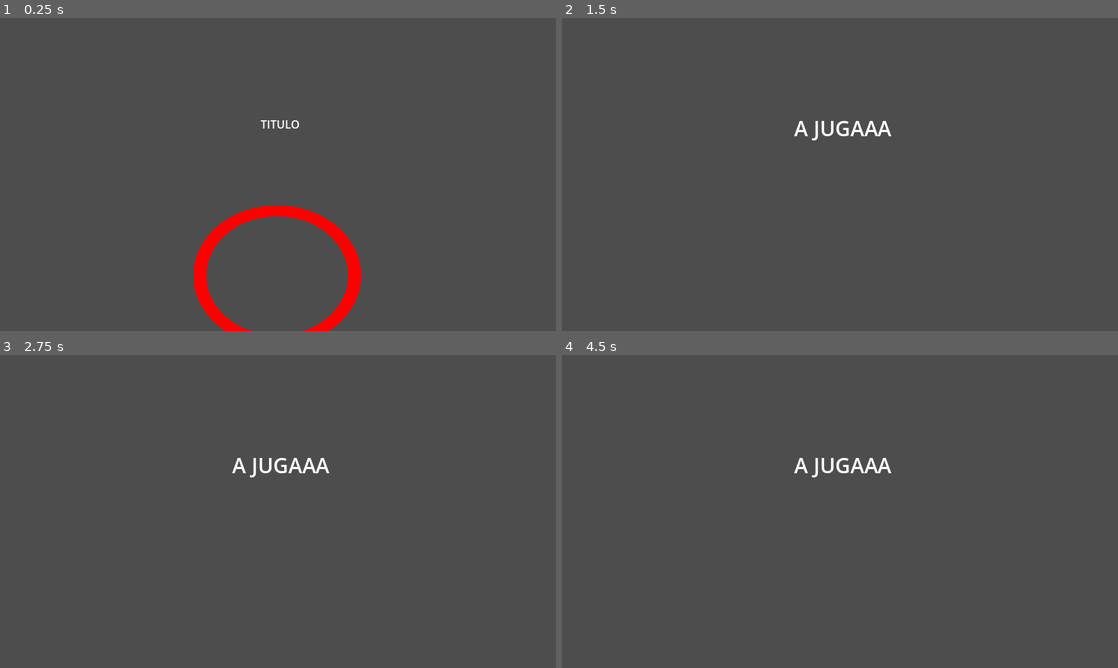
Above: before the commit, frames 1-4 (two rows, left to right).
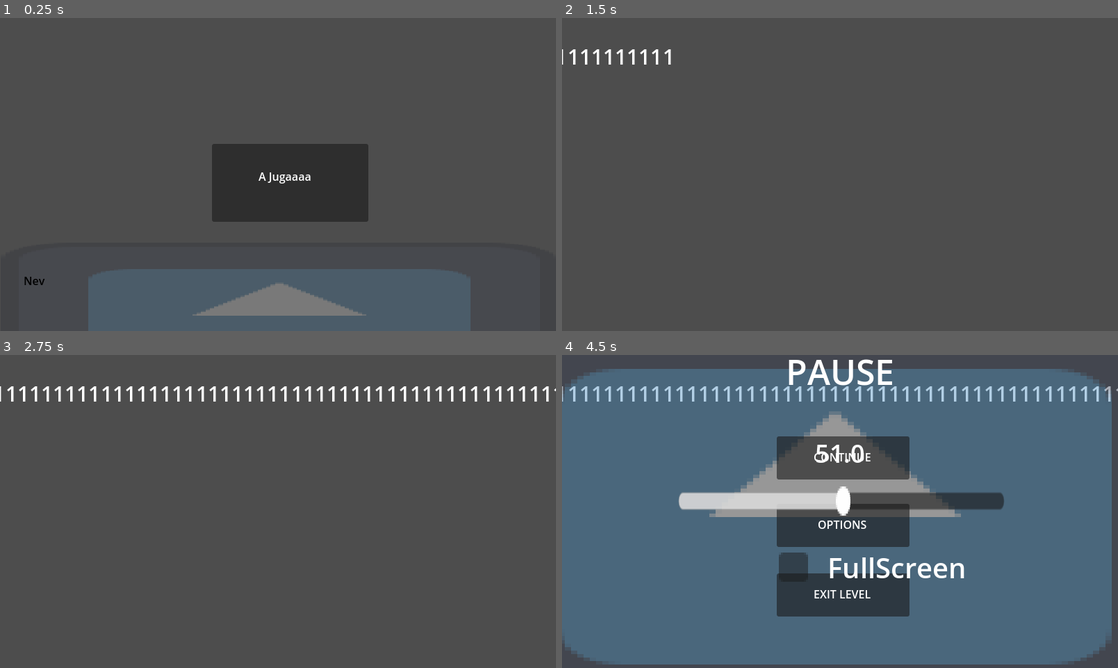
Above: after the commit, the same moments.

Repository: Migram05/ConJamOn25
Game: Godot game, scene res://Scenes/Levels/RiegaLaNotaOAplastaLaBichota.tscn
Two runs of this game, one before a commit and one after it. Both use one fixed random seed, a clock stepped at 60 frames per second and the inputs below. Before the commit the project starts from res://Scenes/Levels/Game.tscn. The engine's default icon, where the game draws it, is replaced by a stand-in: a white triangle on a blue panel in a dark square.
Inputs (mouse positions are in pixels of both pictures, inside the frame that each line leads up to):
- Up to frame 1 (0.25 s): no input
- Up to frame 2 (1.5 s): click (840, 274) at 0.52 s; click (884, 187) at 1.25 s, where only the run before the commit has a clickable "MEGALOVANIA"
- Up to frame 3 (2.75 s): tap Enter at 2 s; move the mouse to (400, 495) at 2.02 s; tap Left (note_button_first) at 2.1 s; click (400, 495) at 2.17 s
- Up to frame 4 (4.5 s): tap Space (pause, bound only after the commit) at 2.75 s; drag from (728, 527) to (812, 574) at 2.77 s; click (845, 524) at 3.5 s, where only the run after the commit has a clickable "OPTIONS"; click (845, 458) at 4.25 s, where only the run after the commit has a clickable "CONTINUE"

The runs differ from the first frame. In frame 1, 21% of the frame differs, in the area x 4-85%, y 32-100%; in frame 2, 0.7%; in frame 3, 1.8%; in frame 4, 89%, in the area x 0-100%, y 1-99%.
Error after the commit: Parse Error: Class "LevelPlant" hides a global script class. (res://Scripts/lab_plant.gd:1)

Commit message:
pause

Diff:
--- a/Scenes/Levels/GameLevel.tscn
+++ b/Scenes/Levels/GameLevel.tscn
@@ -8,10 +8,10 @@
 [node name="Camera2D" type="Camera2D" parent="."]
 
 [node name="Label" type="Label" parent="."]
-offset_left = -87.0
-offset_top = -117.0
-offset_right = 95.0
-offset_bottom = -16.0
+offset_left = -567.0
+offset_top = -220.0
+offset_right = -385.0
+offset_bottom = -119.0
 theme_override_font_sizes/font_size = 30
 text = "A JUGAAA"
 horizontal_alignment = 1
--- /dev/null
+++ b/Scenes/Levels/RiegaLaNotaOAplastaLaBichota.tscn
@@ -0,0 +1,3 @@
+[gd_scene load_steps=0 format=3 uid="uid://bntwu0c6dm6hs"]
+
+[node name="RiegaLaNotaOAplastaLaBichota" type="Node"]
--- a/Scenes/Menus/Options.tscn
+++ b/Scenes/Menus/Options.tscn
@@ -60,6 +60,6 @@
 offset_bottom = 67.0
 scale = Vector2(3, 3)
 
-[connection signal="button_up" from="Button" to="." method="GoBackToMenu"]
+[connection signal="button_up" from="Button" to="." method="GoBack"]
 [connection signal="value_changed" from="Volume/VolumeSlider" to="." method="ChangeVolume"]
 [connection signal="button_up" from="FullScreen/CheckBox" to="." method="FullScreen"]
--- /dev/null
+++ b/Scenes/Menus/Pause.tscn
@@ -0,0 +1,86 @@
+[gd_scene load_steps=3 format=3 uid="uid://2mp3b1rhugjg"]
+
+[ext_resource type="Script" uid="uid://c3scxcji4orif" path="res://Scripts/pause.gd" id="1_44hg8"]
+[ext_resource type="Texture2D" uid="uid://c0w51yedhoe30" path="res://icon.svg" id="2_bx65v"]
+
+[node name="Pause" type="Node2D"]
+process_mode = 3
+script = ExtResource("1_44hg8")
+
+[node name="Camera2D" type="Camera2D" parent="."]
+
+[node name="Sprite2D" type="Sprite2D" parent="."]
+modulate = Color(1, 1, 1, 0.415686)
+position = Vector2(-7.00003, -2.5)
+scale = Vector2(9.04688, 5.05469)
+texture = ExtResource("2_bx65v")
+
+[node name="Pause" type="Label" parent="."]
+offset_left = -78.0
+offset_top = -236.0
+offset_right = 78.0
+offset_bottom = -167.0
+theme_override_font_sizes/font_size = 50
+text = "PAUSE"
+horizontal_alignment = 1
+vertical_alignment = 1
+
+[node name="Continue" type="Button" parent="."]
+offset_left = -91.0
+offset_top = -108.0
+offset_right = 100.0
+offset_bottom = -46.0
+
+[node name="Label" type="Label" parent="Continue"]
+layout_mode = 0
+offset_right = 189.0
+offset_bottom = 60.0
+text = "CONTINUE"
+horizontal_alignment = 1
+vertical_alignment = 1
+
+[node name="Options" type="Button" parent="."]
+offset_left = -91.0
+offset_top = -11.0
+offset_right = 100.0
+offset_bottom = 51.0
+
+[node name="Label" type="Label" parent="Options"]
+layout_mode = 0
+offset_right = 189.0
+offset_bottom = 60.0
+text = "OPTIONS"
+horizontal_alignment = 1
+vertical_alignment = 1
+
+[node name="ExitLevel" type="Button" parent="."]
+offset_left = -91.0
+offset_top = 89.0
+offset_right = 100.0
+offset_bottom = 151.0
+
+[node name="Label" type="Label" parent="ExitLevel"]
+layout_mode = 0
+offset_right = 189.0
+offset_bottom = 60.0
+text = "EXIT LEVEL"
+horizontal_alignment = 1
+vertical_alignment = 1
+
+[node name="Timer" type="Timer" parent="."]
+wait_time = 3.0
+one_shot = true
+
+[node name="CountDown" type="Label" parent="."]
+offset_left = -136.0
+offset_top = -126.0
+offset_right = 134.0
+offset_bottom = 147.0
+theme_override_font_sizes/font_size = 200
+horizontal_alignment = 1
+vertical_alignment = 1
+
+[connection signal="button_up" from="Continue" to="." method="Continue"]
+[connection signal="button_up" from="Options" to="." method="options"]
+[connection signal="button_up" from="ExitLevel" to="." method="GoBackToLab"]
+[connection signal="timeout" from="Timer" to="." method="StartAgain"]
--- a/Scenes/Menus/SelectionScene.tscn
+++ b/Scenes/Menus/SelectionScene.tscn
@@ -1,6 +1,7 @@
-[gd_scene load_steps=2 format=3 uid="uid://dqsu1ob7778dh"]
+[gd_scene load_steps=3 format=3 uid="uid://dqsu1ob7778dh"]
 
 [ext_resource type="Script" uid="uid://erqm3a6aewq0" path="res://Scripts/selection_scene.gd" id="1_4jnrq"]
+[ext_resource type="Texture2D" uid="uid://c0w51yedhoe30" path="res://icon.svg" id="2_8hl7x"]
 
 [node name="SelectionScene" type="Node2D"]
 script = ExtResource("1_4jnrq")
@@ -29,5 +30,21 @@
 horizontal_alignment = 1
 vertical_alignment = 1
 
+[node name="Sprite2D" type="Sprite2D" parent="."]
+modulate = Color(1, 1, 1, 0.25098)
+position = Vector2(2, 199.75)
+scale = Vector2(6.25781, 1.58984)
+texture = ExtResource("2_8hl7x")
+
+[node name="Label" type="Label" parent="."]
+self_modulate = Color(0, 0, 0, 1)
+offset_left = -366.0
+offset_top = 115.0
+offset_right = 382.0
+offset_bottom = 292.0
+text = "
+"
+autowrap_mode = 2
+
 [connection signal="button_up" from="Button" to="." method="GoBack"]
 [connection signal="button_up" from="Button2" to="." method="Play"]
--- a/Scripts/SceneManager.gd
+++ b/Scripts/SceneManager.gd
@@ -5,7 +5,8 @@
 				preload("res://Scenes/Levels/LabMenu.tscn"),
 				preload("res://Scenes/Menus/Historial.tscn"),
 				preload("res://Scenes/Menus/SelectionScene.tscn"),
-				preload("res://Scenes/Levels/GameLevel.tscn")]
+				preload("res://Scenes/Levels/GameLevel.tscn"),
+				preload("res://Scenes/Menus/Pause.tscn")]
 enum _SCENES_{
 	MAIN_MENU,
 	OPTIONS,
@@ -13,6 +14,7 @@
 	HISTORIAL_MENU,
 	SELECTION_MENU,
 	GAME_LEVEL,
+	PAUSE,
 	SCORE_SCENE
 	}
 var _currSceneID : _SCENES_ = _SCENES_.MAIN_MENU
@@ -22,10 +24,12 @@
 	var _name : String;
 	var _sceneNode : Node;
 var _currSceneInGame : InGameScene = null;
+var _isPaused:bool = false
+var _pauseSceneInGame : Node = null
 
 # Called when the node enters the scene tree for the first time.
 func _ready() -> void:
-	loadScene(SceneManager._SCENES_.MAIN_MENU)
+	loadScene(SceneManager._SCENES_.SELECTION_MENU)
 
 func loadScene(_nextSceneID : _SCENES_) -> int:
 	if(_nextSceneID >= allScenes.size() || !allScenes[_nextSceneID].can_instantiate()):
@@ -46,6 +50,18 @@
 	add_child(newScene);
 	return 0;
 
+func pauseScene(p : bool)->void:
+	if !_isPaused:
+		_currSceneInGame._sceneNode.get_tree().paused=true;
+		_pauseSceneInGame = allScenes[_SCENES_.PAUSE].instantiate();
+		add_child(_pauseSceneInGame);
+	else:
+		_currSceneInGame._sceneNode.get_tree().paused=false;
+		_pauseSceneInGame.queue_free()
+		_pauseSceneInGame=null
+	_isPaused = p;
+
+
 # Called every frame. 'delta' is the elapsed time since the previous frame.
 func _process(delta: float) -> void:
 	pass
--- a/Scripts/game_level.gd
+++ b/Scripts/game_level.gd
@@ -6,6 +6,15 @@
 	if GameManager != null:
 		GameManager._play_song()
 
+func _input(event: InputEvent) -> void:
+	if event.is_action_pressed("pause"):
+		SceneManager.pauseScene(true)
+
+
+# Called every frame. 'delta' is the elapsed time since the previous frame.
+func _process(delta: float) -> void:
+	$Label.text +=str(1)
+
 func GoToLab() -> void:
 	SceneManager.loadScene(SceneManager._SCENES_.LAB_MENU);
 	if GameManager != null:
--- /dev/null
+++ b/Scripts/lab_plant_level_selector.gd
@@ -0,0 +1,34 @@
+class_name LevelPlant
+extends Node2D
+
+var displayName : String:
+	set(new_text):
+		displayName = new_text
+		$Button.text = new_text.to_upper()
+
+var lastScore : String:
+	set(new_text):
+		lastScore = new_text
+		$Button/LastScoreLabel.text = "Last Score: " + new_text
+
+var song_file_path : String
+var events_file_path : String
+
+func _on_button_pressed() -> void:
+	var sample := load(song_file_path)
+	if(sample != null):
+		$AudioStreamPlayer2D.stream = sample
+		$AudioStreamPlayer2D.play()
+		if GameManager._volume<1:
+			$AudioStreamPlayer2D.volume_db = -1000
+		else:
+			$AudioStreamPlayer2D.volume_db = -40 + GameManager._volume * 40 /100
+	print("Starting song " + displayName)
+
+
+func GoToHistorial() -> void:
+	SceneManager.loadScene(SceneManager._SCENES_.HISTORIAL_MENU);
+
+
+func GoToSelection() -> void:
+	SceneManager.loadScene(SceneManager._SCENES_.SELECTION_MENU);
--- a/Scripts/options.gd
+++ b/Scripts/options.gd
@@ -10,8 +10,11 @@
 	pass
 
 
-func GoBackToMenu() -> void:
-	SceneManager.loadScene(SceneManager._SCENES_.MAIN_MENU);
+func GoBack() -> void:
+	if(!SceneManager._isPaused):
+		SceneManager.loadScene(SceneManager._SCENES_.MAIN_MENU);
+	else:
+		self.queue_free()
 
 
 func ChangeVolume(value: float) -> void:
--- /dev/null
+++ b/Scripts/pause.gd
@@ -0,0 +1,43 @@
+extends Node2D
+
+var _optionsMenu : Node = null
+var exit : bool = false
+# Called when the node enters the scene tree for the first time.
+func _ready() -> void:
+	pass # Replace with function body.
+
+
+# Called every frame. 'delta' is the elapsed time since the previous frame.
+func _process(delta: float) -> void:
+	if exit:
+		var num : int = $Timer.time_left+1
+		$CountDown.text = str(num)
+
+
+func _input(event: InputEvent) -> void:
+	if event.is_action_pressed("pause"):
+		Continue()
+
+
+func Continue() -> void:
+	if !exit:
+		exit = true
+		$Continue.visible = false
+		$Options.visible = false
+		$ExitLevel.visible = false
+		$Timer.start()
+
+
+func GoBackToLab() -> void:
+	SceneManager.loadScene(SceneManager._SCENES_.LAB_MENU)
+	SceneManager.pauseScene(false)
+	self.queue_free()
+
+
+func options() -> void:
+	_optionsMenu = preload("res://Scenes/Menus/Options.tscn").instantiate()
+	add_child(_optionsMenu)
+
+
+func StartAgain() -> void:
+	SceneManager.pauseScene(false)
--- a/Scripts/selection_scene.gd
+++ b/Scripts/selection_scene.gd
@@ -1,15 +1,28 @@
 extends Node2D
 
-
+var texto : String = "Never gonna give you up, Never gonna let you down, Never gonna turn around and desert you Never gonna make you cry Never gonna say goodbye Never gonna tell a lie and hurt you"
+var index : int = 0
+var done : bool = false
+var timer : float = 0
+var timePerChar: float = 0.05
 # Called when the node enters the scene tree for the first time.
 func _ready() -> void:
 	pass # Replace with function body.
 
-
 # Called every frame. 'delta' is the elapsed time since the previous frame.
 func _process(delta: float) -> void:
-	pass
+	if !done:
+		showText(delta)
 
+func showText(delta : float) -> void:
+	if index < texto.length():
+		if timer > timePerChar:
+			$Label.text += texto[index]
+			index+=1
+			timer=0
+		timer += delta
+	else:
+		done=true
 
 func GoBack() -> void:
 	SceneManager.loadScene(SceneManager._SCENES_.LAB_MENU);
--- a/project.godot
+++ b/project.godot
@@ -46,6 +46,11 @@
 , Object(InputEventJoypadButton,"resource_local_to_scene":false,"resource_name":"","device":-1,"button_index":0,"pressure":0.0,"pressed":true,"script":null)
 ]
 }
+pause={
+"deadzone": 0.2,
+"events": [Object(InputEventKey,"resource_local_to_scene":false,"resource_name":"","device":-1,"window_id":0,"alt_pressed":false,"shift_pressed":false,"ctrl_pressed":false,"meta_pressed":false,"pressed":false,"keycode":0,"physical_keycode":32,"key_label":0,"unicode":32,"location":0,"echo":false,"script":null)
+]
+}
 
 [layer_names]
 
Not shown: 1 places in Scenes/Levels/Game.tscn that only renumber resources
Not shown: 1 places in Scenes/Levels/GameLevel.tscn that only renumber resources
Not shown, added: Scripts/lab_plant_level_selector.gd.uid
Not shown, added: Scripts/pause.gd.uid
